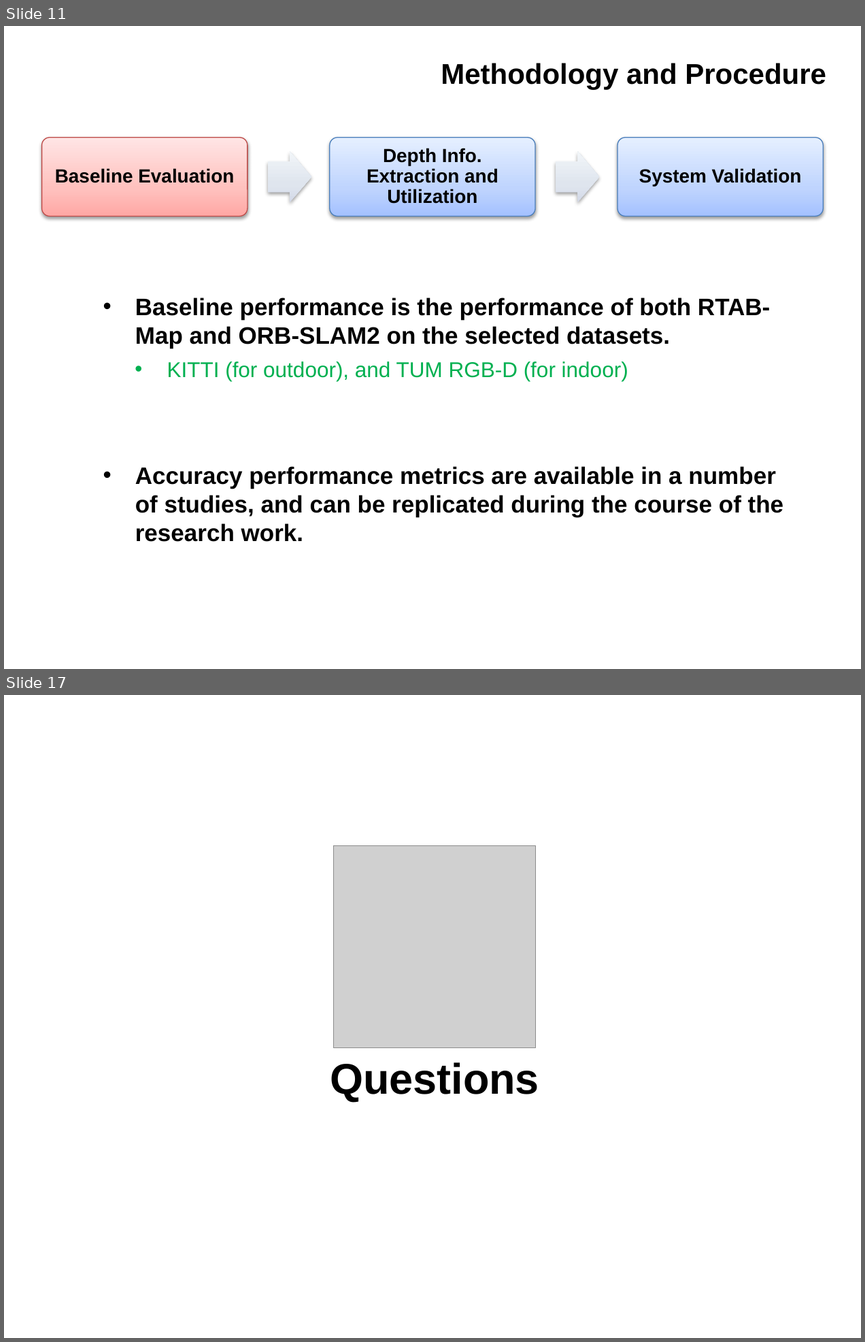
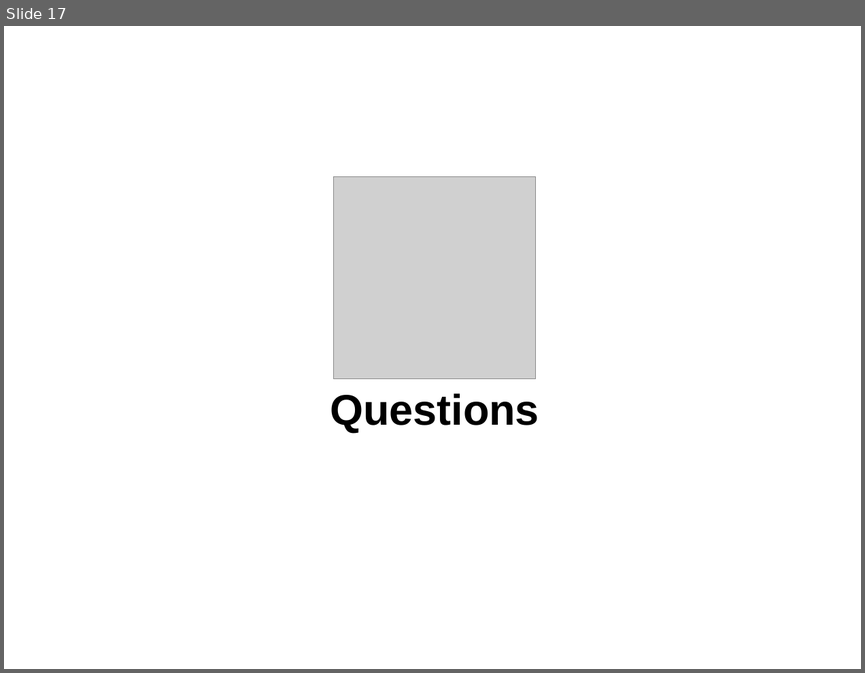
Before and after one commit to IslamAAli/ORBSLAM_RTABmap, a slide deck: Presentation_2/CMPUT631-ProjectProgress-V0P1.pptx. Shown one above the other, each under a label of ours: slides 11 and 17 before the commit, slide 17 after it; the slides between them are not shown. The pictures are 865x1342 and 865x673 pixels, drawn with LibreOffice and Linux fonts; fonts in the diff are those of the drawing; grey boxes stand for pictures; background and template pictures are left out. Boxes give left, top, right and bottom in pixels: in the first picture for what was removed or moved away, otherwise in the second. Text is boxed around its words. In the diff, an @@ line names an element or a change of style, - is before the commit and + after.

```diff
--- a/Presentation_2/CMPUT631-ProjectProgress-V0P1.pptx
+++ b/Presentation_2/CMPUT631-ProjectProgress-V0P1.pptx
@@ slide 11 removed at [4,26,861,669], background #FFFFFF @@
@@ title removed at [441,63,826,90] @@
-Methodology and Procedure
@@ group removed at [41,138,823,216]: 3 rounded rectangles, 3 texts, 2 right arrows @@
-Baseline Evaluation
-Depth Info. Extraction and Utilization
-System Validation
@@ text removed at [135,297,784,541] @@
-• Baseline performance is the performance of both RTAB-Map and ORB-SLAM2 on the selected datasets.
-  • KITTI (for outdoor), and TUM RGB-D (for indoor)
-• Accuracy performance metrics are available in a number of studies, and can be replicated during the course of the research work.
```
Also in this commit, not shown: 3 slides changed, 13 slides added, 12 other slides removed.
